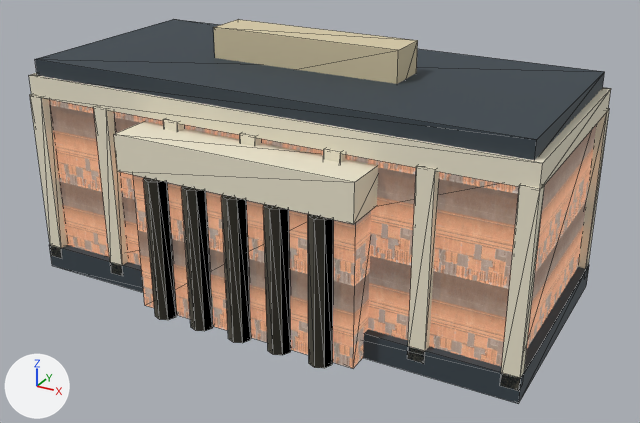
Before and after pictures for a commit that changed the glTF model assets/models/mariinsky.glb.
Before and after are seen from a 50 mm lens placed at (11.44, -20.38, 12.31), pointed at (0.62, -0.71, 2.48). The axes (+X, +Y, +Z) are drawn at lower left. The lights are the same throughout. The picture after the commit comes second. Mesh edges are drawn as thin lines. Vertices at exactly the same position are counted once.

In view in the first picture: 'mariinsky'.
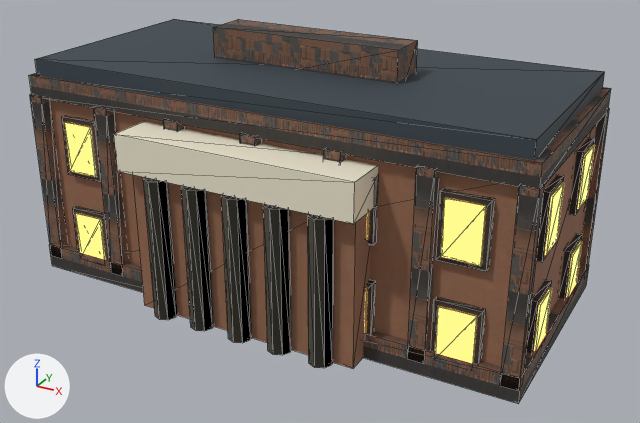
Diff of the bpy script that builds the scene:
```diff
--- a/assets/models/mariinsky.glb.py
+++ b/assets/models/mariinsky.glb.py
@@ mat_realtrim @@
+mat_realtrim = bpy.data.materials.new('realTrim')
+# uses the picture img_image_3
+# uses the picture img_image_4
+# uses the picture img_image_5
@@ mat_realplaster @@
+mat_realplaster = bpy.data.materials.new('realPlaster')
+# uses the picture img_image_0
+# uses the picture img_image_1
+# uses the picture img_image_2
@@ me_mariinsky @@
-me_mariinsky.from_pydata(...)  # 258 vertices, 412 faces; spans x -7.25..7.25, y -4.22..3.25, z 0.0..7.2
+me_mariinsky.from_pydata(...)  # 706 vertices, 1084 faces; spans x -7.25..7.25, y -4.22..3.25, z 0.0..7.2
+# me_mariinsky part 1: a new loose piece, a box spanning x -6.2..-5.0, y -3.16..-2.96, z 0.39..2.09, in mat_frame (black #2a2622)
+# me_mariinsky part 2: a new loose piece, a box spanning x 2.2..3.4, y -3.16..-2.96, z 0.39..2.09, in mat_frame (black #2a2622)
+# me_mariinsky part 3: a new loose piece, a box spanning x 5.0..6.2, y -3.16..-2.96, z 0.39..2.09, in mat_frame (black #2a2622)
+# me_mariinsky part 4: a new loose piece, a box spanning x -6.2..-5.0, y -3.16..-2.96, z 3.14..4.84, in mat_frame (black #2a2622)
+# me_mariinsky part 5: a new loose piece, a box spanning x 2.2..3.4, y -3.16..-2.96, z 3.14..4.84, in mat_frame (black #2a2622)
+# me_mariinsky part 6: a new loose piece, a box spanning x 5.0..6.2, y -3.16..-2.96, z 3.14..4.84, in mat_frame (black #2a2622)
+# me_mariinsky part 7: a new loose piece, a box spanning x 6.96..7.16, y 0.9..2.1, z 0.39..2.09, in mat_frame (black #2a2622)
+# me_mariinsky part 8: a new loose piece, a box spanning x 6.96..7.16, y -2.1..-0.9, z 0.39..2.09, in mat_frame (black #2a2622)
+# me_mariinsky part 9: a new loose piece, a box spanning x 6.96..7.16, y 0.9..2.1, z 3.14..4.84, in mat_frame (black #2a2622)
+# me_mariinsky part 10: a new loose piece, a box spanning x 6.96..7.16, y -2.1..-0.9, z 3.14..4.84, in mat_frame (black #2a2622)
+# me_mariinsky part 11: a new loose piece, a box spanning x -6.075..-5.125, y -3.21..-3.15, z 0.512..1.962, in mat_glass (black #0a0e16, glowing orange #ffb060)
+# me_mariinsky part 12: 208 vertices added at x -7.21..7.21, y -3.21..3.21, z 0.51..4.71
+# me_mariinsky part 13: 24 faces spanning x -7.0..7.0, y -3.8..3.0, z 0.0..5.5 switch from mat_facadestone to mat_realplaster
+# me_mariinsky part 14: 12 faces spanning x -7.25..7.25, y -3.25..3.25, z 0.0..0.7 switch from mat_graphite (greyish blue #3c474f) to mat_realtrim
+# me_mariinsky part 15: 180 faces spanning x -7.22..7.22, y -3.25..3.25, z 0.35..5.9 switch from mat_paper (pale yellow #ede6cf) to mat_realtrim
+# me_mariinsky part 16: 12 faces spanning x -2.75..2.75, y -0.6..0.6, z 5.6..7.2 switch from mat_stone (beige #d8cba8) to mat_realtrim
+# other edits to the shape of me_mariinsky do not show in these pictures
+me_mariinsky.materials.append(mat_frame)  # black #2a2622
+me_mariinsky.materials.append(mat_glass)  # black #0a0e16, glowing orange #ffb060
```

What differs and where, as boxes (x1, y1, x2, y2) in the pictures (640 x 423 px):
part 1 of me_mariinsky, added
    after: (73, 206, 110, 260)
part 2 of me_mariinsky, added
    after: (366, 280, 375, 334)
part 3 of me_mariinsky, added
    after: (431, 297, 485, 364)
part 4 of me_mariinsky, added
    after: (62, 115, 101, 182)
part 5 of me_mariinsky, added
    after: (367, 177, 378, 245)
part 6 of me_mariinsky, added
    after: (436, 189, 495, 271)
part 7 of me_mariinsky, added
    after: (559, 234, 582, 299)
part 8 of me_mariinsky, added
    after: (526, 279, 552, 353)
part 9 of me_mariinsky, added
    after: (569, 138, 595, 215)
part 10 of me_mariinsky, added (black)
    after: (536, 174, 564, 262)
part 11 of me_mariinsky, added
    after: (75, 213, 106, 260)
part 12 of me_mariinsky, added
    after: (64, 122, 595, 364)
part 13 of me_mariinsky, recoloured (darker)
    both: (49, 99, 597, 368)
part 14 of me_mariinsky, recoloured
    both: (49, 245, 589, 404)
part 15 of me_mariinsky, recoloured (darker)
    both: (29, 73, 611, 391)
part 16 of me_mariinsky, recoloured (darker)
    both: (214, 19, 418, 84)
